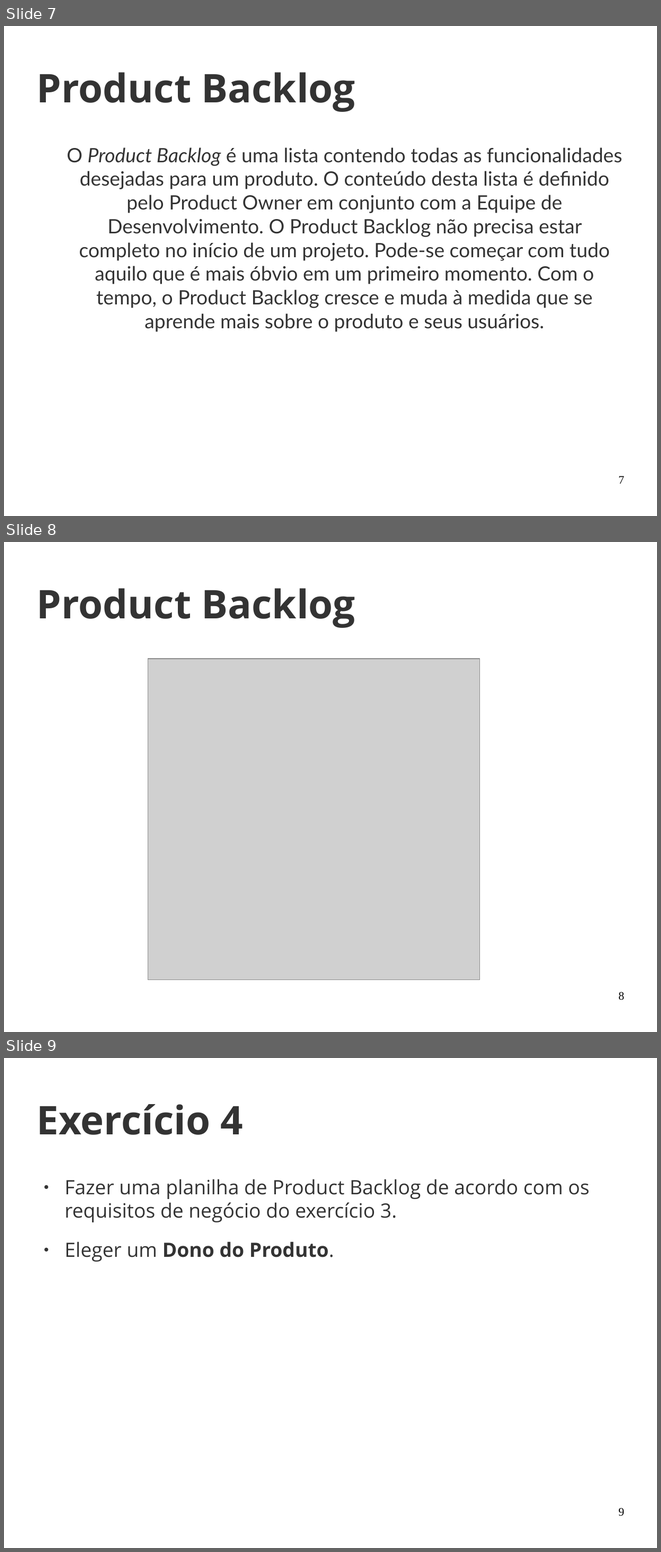
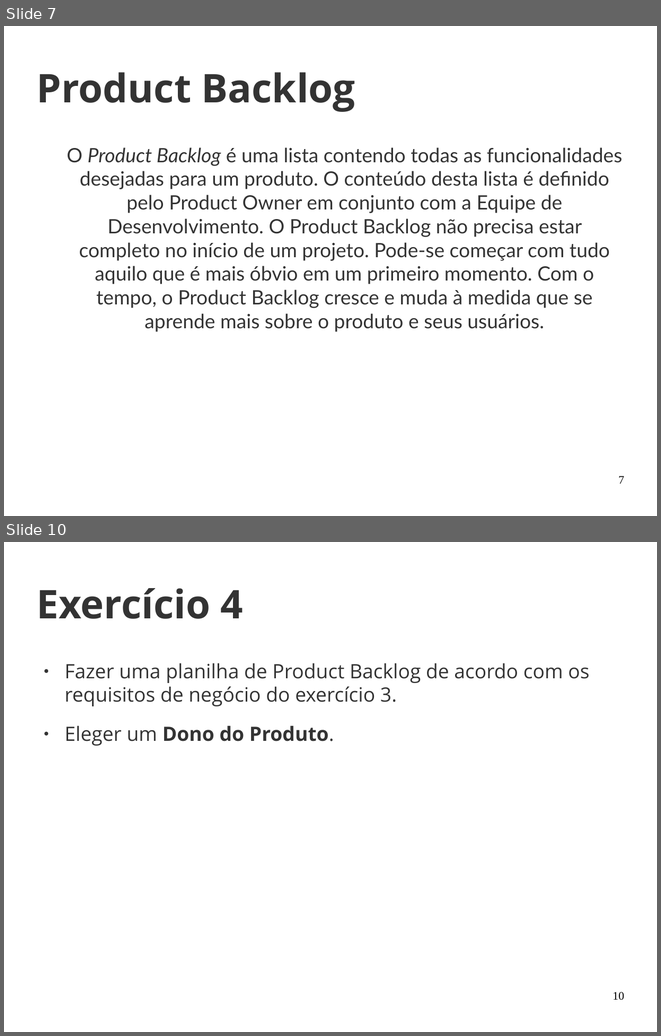
Before and after one commit to joaohelio/eng_de_software, a slide deck: Aulas/20170429/aula_2.odp. Shown one above the other, each under a label of ours: slides 7, 8 and 9 before the commit, slides 7 and 10 after it; the slides between them are not shown. The pictures are 661x1552 and 661x1036 pixels, drawn with LibreOffice and Linux fonts; fonts in the diff are those of the drawing; grey boxes stand for pictures; background and template pictures are left out. Boxes give left, top, right and bottom in pixels: in the first picture for what was removed or moved away, otherwise in the second. Text is boxed around its words. In the diff, an @@ line names an element or a change of style, - is before the commit and + after.

```diff
--- a/Aulas/20170429/aula_2.odp
+++ b/Aulas/20170429/aula_2.odp
@@ slide 8 removed at [4, 542, 657, 1032], background picture (left out) @@
@@ title removed at [37, 588, 355, 628] @@
-Product Backlog
@@ picture removed at [148, 659, 480, 980] @@
@@ page number removed at [618, 991, 624, 1000] @@
-8
@@ what was slide 9 is now slide 10 @@
@@ page number at [612, 991, 624, 1000]: text changed @@
-9
+10
```
Also in this commit, not shown: 5 slides changed, 2 slides added.
